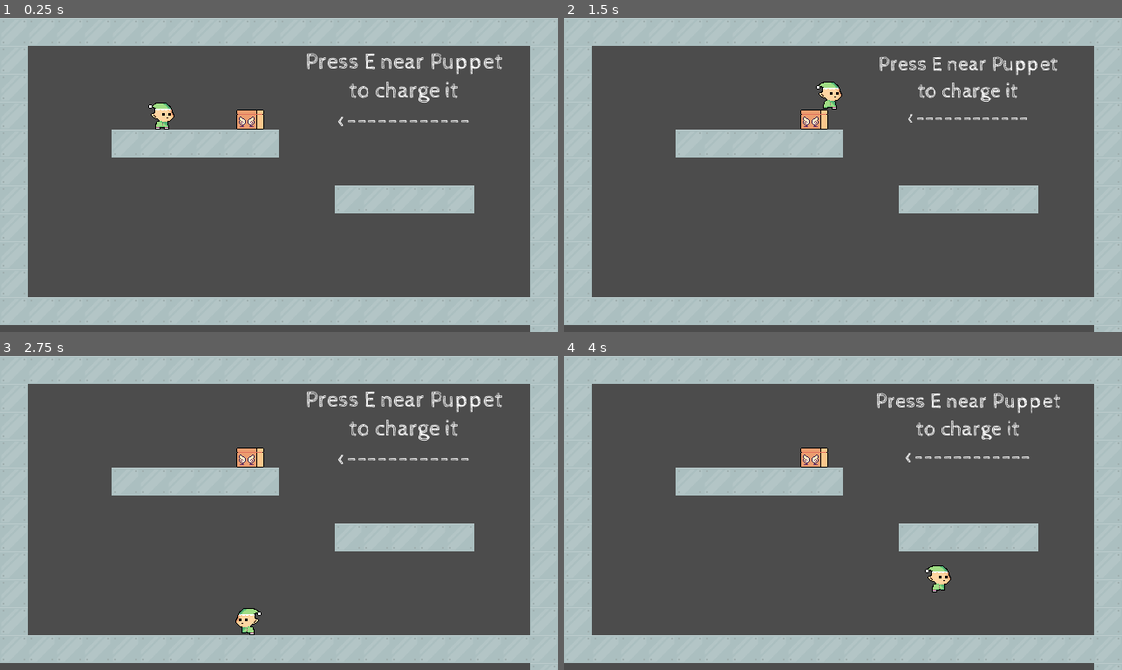
Above: before the commit, frames 1-4 (two rows, left to right).
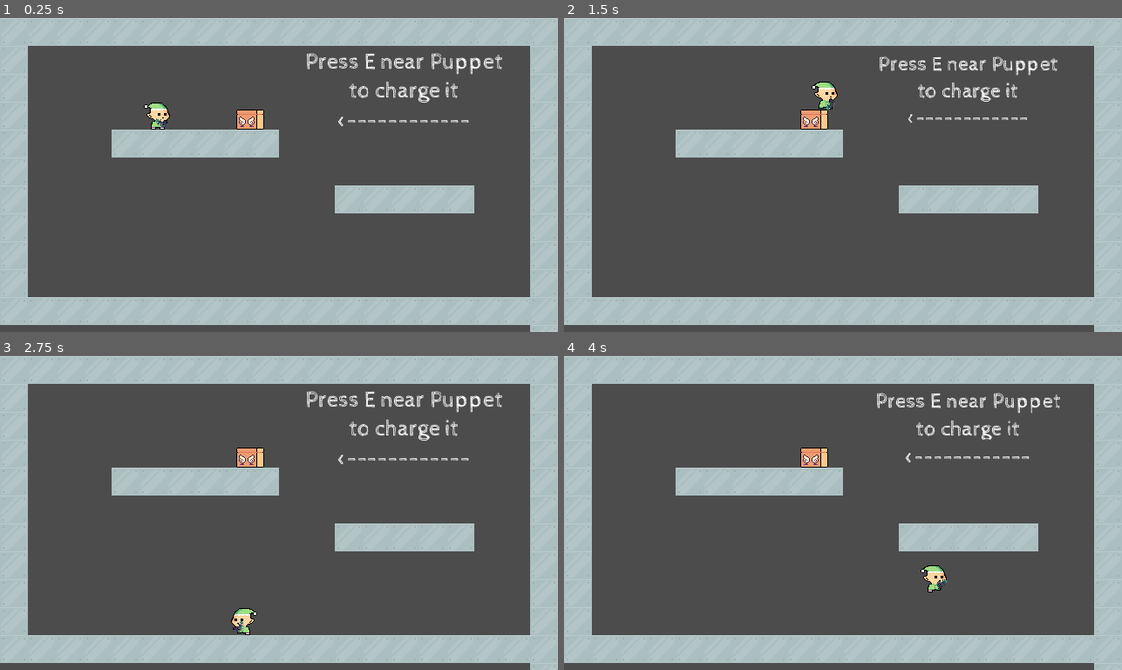
Above: after the commit, the same moments.

Repository: jjramos-dev/Brackeys2020-4
Game: Godot game, scene res://Puppets/PuppetFly/PuppetFlyTestRafa.tscn
Same seed, same stepped clock (60 frames per second), same inputs: the game is played once before the commit and once after it. This scene is started directly instead of the project's main scene.
Inputs (mouse positions are in pixels of both pictures, inside the frame that each line leads up to):
- Up to frame 1 (0.25 s): no input
- Up to frame 2 (1.5 s): tap E (rewind) at 0.5 s; move the mouse to (815, 118) at 0.52 s; hold E (rewind) 0.53-1.28 s; hold Right (right) from 0.53 s (still down); tap Space (jump) at 0.77 s; click (815, 118) at 0.8 s; move the mouse to (731, 190) at 1.27 s; click (731, 190) at 1.35 s
- Up to frame 3 (2.75 s): tap Space (jump) at 1.52 s; tap E (rewind) at 1.55, 2 s; move the mouse to (334, 443) at 2.02 s; release Right (right) at 2.03 s; hold Left (left) from 2.03 s (still down); hold E (rewind) from 2.03 s (still down); click (334, 443) at 2.3 s
- Up to frame 4 (4 s): move the mouse to (815, 575) at 2.77 s; release Left (left) at 2.78 s; release E (rewind) at 2.78 s; hold Right (right) from 2.78 s (still down); click (815, 575) at 2.85 s; tap Space (jump) at 3.02, 3.77 s; tap E (rewind) at 3.05, 3.5 s; move the mouse to (1010, 560) at 3.52 s; hold E (rewind) from 3.53 s (still down); click (1010, 560) at 3.8 s

The runs differ from the first frame. In frame 1, 0.2% of the frame differs, in the area x 25-32%, y 26-36%; in frame 2, 0.2%, in the area x 44-50%, y 20-30%; in frame 3, 0.2%; in frame 4, 0.2%.

Commit message:
First version of gun mechanic
- Gun pointing to the cursor
- Gun shooting projectil towards cursor
- Flip gun left or right
- Projectil bounce during a time letting hooks
- Rewind mecanic

Diff:
--- /dev/null
+++ b/Game/Player/bullet.gd
@@ -0,0 +1,70 @@
+extends RigidBody2D
+class_name Bullet
+
+export var timeout_time : = 2.5
+export var speed_rewind : = 500
+
+var collision_pos : Array
+var hooks_array : Array
+var on_rewind = false
+var on_last_hop = false
+
+# Called when the node enters the scene tree for the first time.
+func _ready() -> void:
+	$Timer.start(timeout_time)
+	SIGNALS.connect("bullet_on_gun",self,"on_bullet_on_gun")
+
+func _physics_process(delta: float) -> void:
+	var vel : Vector2
+	if on_last_hop:
+		vel = get_parent().global_position - position
+		linear_velocity = vel.normalized()*speed_rewind
+
+func rewind():
+	on_rewind = true
+	mode = MODE_CHARACTER
+	var vel : Vector2
+	move_to_prev_hook()
+
+func _on_Timer_timeout() -> void:
+	rewind()
+
+func set_hook(body: Node):
+	var hook = preload("res://Player/hook.tscn").instance()
+	add_child(hook)
+	hook.position = position
+	hook.set_as_toplevel(true)
+	hooks_array.append(hook)
+
+func move_to_prev_hook()->void:
+	print("move_to_prev")
+	print(collision_pos)
+	print(position)
+	var vel : Vector2
+	vel = collision_pos.pop_back() - position
+	linear_velocity = vel.normalized()*speed_rewind
+
+func follow_player()->void:
+	var player_touched = true
+	if player_touched:
+		queue_free()
+
+func _on_bullet_body_entered(body: Node) -> void:
+	if not on_rewind:
+		collision_pos.append(position)
+		set_hook(body)
+	elif body is Enemy:
+		queue_free()
+	elif collision_pos.size() > 0:
+		hooks_array.pop_back().queue_free()
+		move_to_prev_hook()
+	elif collision_pos.size() == 0:
+		hooks_array.pop_back().queue_free()
+		on_last_hop = true
+	else:
+		print("Vaya follón")
+		queue_free()
+
+func on_bullet_on_gun() -> void:
+	if on_last_hop:
+		queue_free()
--- /dev/null
+++ b/Game/Player/bullet.tscn
@@ -0,0 +1,31 @@
+[gd_scene load_steps=5 format=2]
+
+[ext_resource path="res://Player/graphics/bola2-b.png" type="Texture" id=1]
+[ext_resource path="res://Player/bullet.gd" type="Script" id=2]
+
+[sub_resource type="PhysicsMaterial" id=2]
+friction = 0.0
+bounce = 1.0
+
+[sub_resource type="CircleShape2D" id=1]
+radius = 7.70602
+
+[node name="bullet" type="RigidBody2D"]
+collision_layer = 5
+collision_mask = 26
+physics_material_override = SubResource( 2 )
+gravity_scale = 0.0
+contacts_reported = 3
+contact_monitor = true
+script = ExtResource( 2 )
+
+[node name="Sprite" type="Sprite" parent="."]
+texture = ExtResource( 1 )
+
+[node name="CollisionShape2D" type="CollisionShape2D" parent="."]
+shape = SubResource( 1 )
+
+[node name="Timer" type="Timer" parent="."]
+one_shot = true
+[connection signal="body_entered" from="." to="." method="_on_bullet_body_entered"]
+[connection signal="timeout" from="Timer" to="." method="_on_Timer_timeout"]
--- /dev/null
+++ b/Game/Player/gun.gd
@@ -0,0 +1,35 @@
+extends Node2D
+class_name Gun
+
+var mouse_pos : Vector2
+export var smooth : = 0.3
+export var bullet_speed : = 300
+
+var direction = 1
+
+
+func _ready() -> void:
+	SIGNALS.connect("change_direction",self,"on_changed_direction")
+
+func _physics_process(delta: float) -> void:
+	mouse_pos = get_local_mouse_position()
+	rotation += mouse_pos.angle() * smooth
+
+	if Input.is_action_just_pressed("shoot"):
+		if $bullet_pos.get_child_count() == 0:
+			var bullet_node = preload("res://Player/bullet.tscn").instance()
+			$bullet_pos.add_child(bullet_node)
+			bullet_node.set_as_toplevel(true)
+			if direction == 1:
+				bullet_node.linear_velocity = Vector2(1,0).rotated(rotation)*bullet_speed
+			else:
+				bullet_node.linear_velocity = Vector2(-1,0).rotated(-rotation)*bullet_speed
+
+func on_changed_direction(dir : int) -> void:
+	direction = dir
+
+
+
+func _on_bullet_area_body_entered(body: Node) -> void:
+	if body is Bullet:
+		SIGNALS.emit_signal("bullet_on_gun")
--- /dev/null
+++ b/Game/Player/gun.tscn
@@ -0,0 +1,23 @@
+[gd_scene load_steps=4 format=2]
+
+[ext_resource path="res://Player/graphics/gun.png" type="Texture" id=1]
+[ext_resource path="res://Player/gun.gd" type="Script" id=2]
+
+[sub_resource type="CircleShape2D" id=1]
+radius = 27.2991
+
+[node name="gun" type="Node2D"]
+script = ExtResource( 2 )
+
+[node name="Sprite" type="Sprite" parent="."]
+position = Vector2( 4, -5 )
+texture = ExtResource( 1 )
+
+[node name="bullet_pos" type="Position2D" parent="."]
+position = Vector2( 10.8368, -2.00662 )
+
+[node name="bullet_area" type="Area2D" parent="."]
+
+[node name="CollisionShape2D" type="CollisionShape2D" parent="bullet_area"]
+shape = SubResource( 1 )
+[connection signal="body_entered" from="bullet_area" to="." method="_on_bullet_area_body_entered"]
--- /dev/null
+++ b/Game/Player/hook.tscn
@@ -0,0 +1,13 @@
+[gd_scene format=2]
+
+[node name="hook" type="Node2D"]
+
+[node name="ColorRect" type="ColorRect" parent="."]
+margin_left = -2.0
+margin_top = -2.0
+margin_right = 2.0
+margin_bottom = 2.0
+color = Color( 0.372549, 0.372549, 0.372549, 1 )
+__meta__ = {
+"_edit_use_anchors_": false
+}
--- a/Game/Player/player.gd
+++ b/Game/Player/player.gd
@@ -14,6 +14,8 @@
 var gravity : float
 var jump_force : float
 
+var direction : = 1
+
 func _ready() -> void:
 	pass # Replace with function body.
 
@@ -29,11 +31,17 @@
 	if Input.is_action_pressed("right"):
 		velocity.x = speed
 		$AnimationPlayer.play("run")
-		$Sprite.flip_h = false
+		if direction == -1:
+			direction = 1
+			SIGNALS.emit_signal("change_direction",direction)
+			scale.x = -1
 	elif Input.is_action_pressed("left"):
 		velocity.x = -speed
 		$AnimationPlayer.play("run")
-		$Sprite.flip_h = true
+		if direction == 1:
+			direction = -1
+			SIGNALS.emit_signal("change_direction",direction)
+			scale.x = -1
 	else:
 		velocity.x = 0
 		$AnimationPlayer.play("idle")
--- a/Game/Player/player.tscn
+++ b/Game/Player/player.tscn
@@ -1,7 +1,8 @@
-[gd_scene load_steps=6 format=2]
+[gd_scene load_steps=7 format=2]
 
 [ext_resource path="res://Player/graphics/master.png" type="Texture" id=1]
 [ext_resource path="res://Player/player.gd" type="Script" id=2]
+[ext_resource path="res://Player/gun.tscn" type="PackedScene" id=3]
 
 [sub_resource type="RectangleShape2D" id=1]
 extents = Vector2( 8, 16 )
@@ -59,4 +60,9 @@
 
 [node name="VisibilityNotifier2D" type="VisibilityNotifier2D" parent="."]
 scale = Vector2( 1.6, 1.6 )
+
+[node name="gun_pos" type="Node2D" parent="."]
+position = Vector2( 8, 8 )
+
+[node name="gun" parent="gun_pos" instance=ExtResource( 3 )]
 [connection signal="screen_exited" from="VisibilityNotifier2D" to="." method="_on_VisibilityNotifier2D_screen_exited"]
--- a/Game/Puppets/PuppetFly/PuppetFlyTestRafa.tscn
+++ b/Game/Puppets/PuppetFly/PuppetFlyTestRafa.tscn
@@ -24,7 +24,7 @@
 [node name="Player" type="Node" parent="."]
 
 [node name="player" parent="Player" instance=ExtResource( 5 )]
-position = Vector2( 184.861, 98.9646 )
+position = Vector2( 179.861, 92.9646 )
 
 [node name="Enemies" type="Node" parent="."]
 
--- a/Game/Puppets/PuppetGeneric/Puppet.tscn
+++ b/Game/Puppets/PuppetGeneric/Puppet.tscn
@@ -6,7 +6,7 @@
 [ext_resource path="res://gui/ProgressBar/Graphics/blueBarBackground.png" type="Texture" id=4]
 
 [sub_resource type="RectangleShape2D" id=1]
-extents = Vector2( 16, 16 )
+extents = Vector2( 16, 11 )
 
 [sub_resource type="RectangleShape2D" id=2]
 extents = Vector2( 6, 12 )
--- a/Game/project.godot
+++ b/Game/project.godot
@@ -9,10 +9,20 @@
 config_version=4
 
 _global_script_classes=[ {
+"base": "RigidBody2D",
+"class": "Bullet",
+"language": "GDScript",
+"path": "res://Player/bullet.gd"
+}, {
 "base": "KinematicBody2D",
 "class": "Enemy",
 "language": "GDScript",
 "path": "res://Enemy/enemy.gd"
+}, {
+"base": "Node2D",
+"class": "Gun",
+"language": "GDScript",
+"path": "res://Player/gun.gd"
 }, {
 "base": "KinematicBody2D",
 "class": "Player",
@@ -25,7 +35,9 @@
 "path": "res://Puppets/PuppetGeneric/Puppet.gd"
 } ]
 _global_script_class_icons={
+"Bullet": "",
 "Enemy": "",
+"Gun": "",
 "Player": "",
 "Puppet": ""
 }
@@ -35,6 +47,10 @@
 config/name="Game"
 run/main_scene="res://Puppets/PuppetGeneric/PuppetTestJuanjo.tscn"
 config/icon="res://icon.png"
+
+[autoload]
+
+SIGNALS="*res://signals.gd"
 
 [display]
 
@@ -77,6 +93,11 @@
 , Object(InputEventKey,"resource_local_to_scene":false,"resource_name":"","device":0,"alt":false,"shift":false,"control":false,"meta":false,"command":false,"pressed":false,"scancode":83,"unicode":0,"echo":false,"script":null)
  ]
 }
+shoot={
+"deadzone": 0.5,
+"events": [ Object(InputEventMouseButton,"resource_local_to_scene":false,"resource_name":"","device":0,"alt":false,"shift":false,"control":false,"meta":false,"command":false,"button_mask":0,"position":Vector2( 0, 0 ),"global_position":Vector2( 0, 0 ),"factor":1.0,"button_index":1,"pressed":false,"doubleclick":false,"script":null)
+ ]
+}
 
 [layer_names]
 
--- /dev/null
+++ b/Game/signals.gd
@@ -0,0 +1,4 @@
+extends Node
+
+signal change_direction(dir)
+signal bullet_on_gun
--- /dev/null
+++ b/Game/signals.tscn
@@ -0,0 +1,6 @@
+[gd_scene load_steps=2 format=2]
+
+[ext_resource path="res://signals.gd" type="Script" id=1]
+
+[node name="signals" type="Node"]
+script = ExtResource( 1 )
Binary file added: Game/Player/graphics/bola2-b.png
Not shown, added: Game/Player/graphics/bola2-b.png.import
Binary file added: Game/Player/graphics/gun.png
Not shown, added: Game/Player/graphics/gun.png.import
